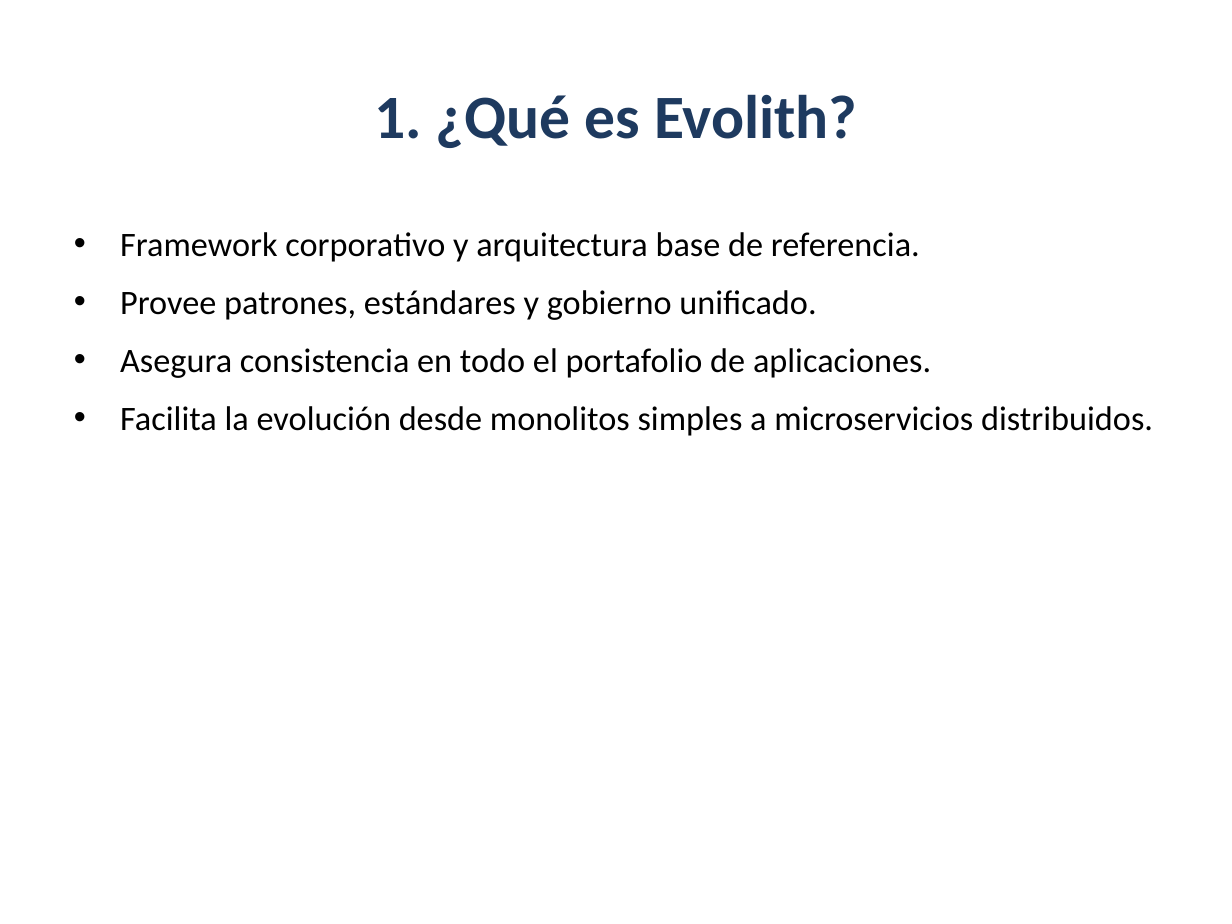
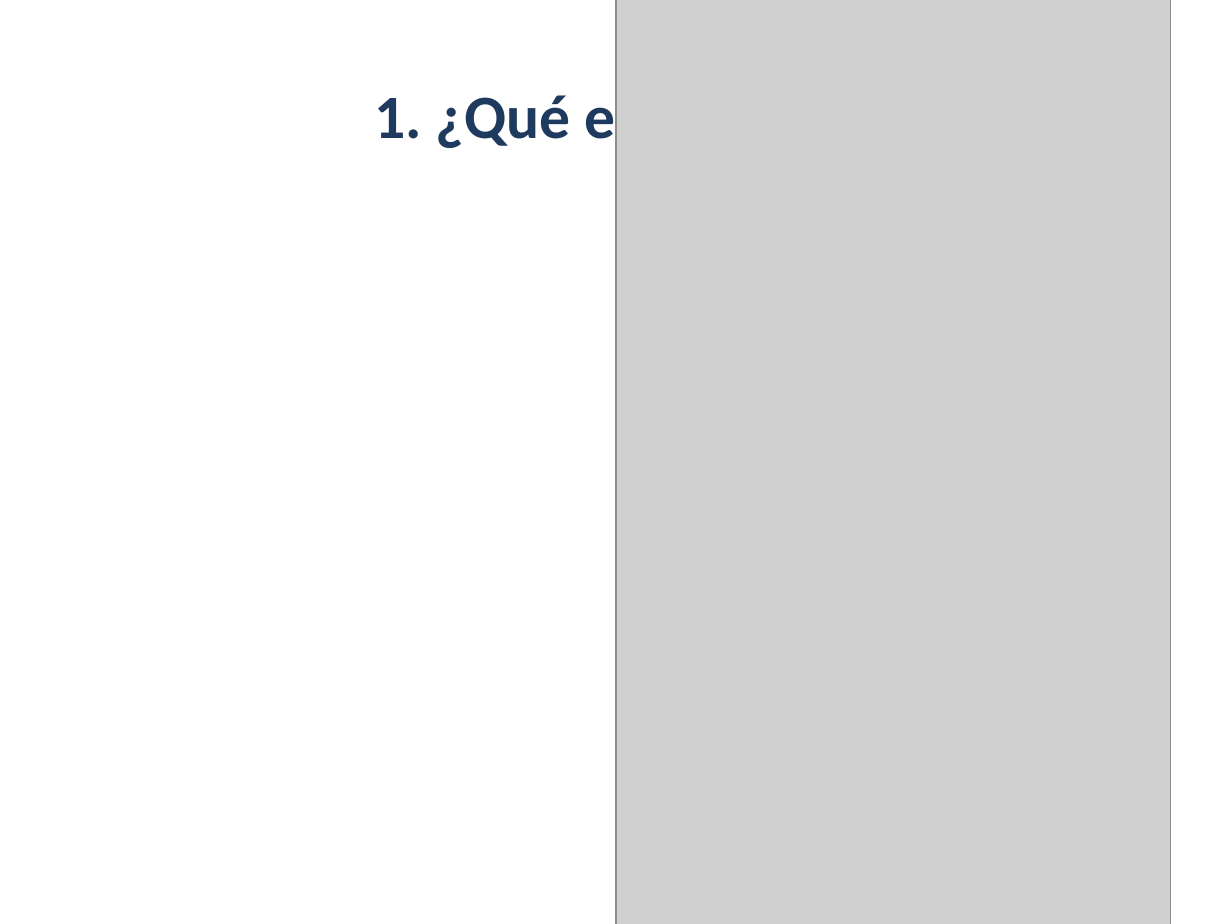
Before and after one commit to beyondnetcode/evolith_arch32, a slide deck: slide 2 of reference/governance/sdlc/assets/evolith-sdlc-executive-deck.pptx. Drawn at 1232x924 pixels with LibreOffice and Linux fonts; fonts in the diff are those of the drawing; grey boxes stand for pictures. Boxes give left, top, right and bottom in pixels: in the first picture for what was removed or moved away, otherwise in the second. Text is boxed around its words. In the diff, an @@ line names an element or a change of style, - is before the commit and + after.

```diff
--- a/reference/governance/sdlc/assets/evolith-sdlc-executive-deck.pptx
+++ b/reference/governance/sdlc/assets/evolith-sdlc-executive-deck.pptx
@@ picture added at (616,0,1170,924) @@
@@ text removed at (120,232,1153,436) @@
-• Framework corporativo y arquitectura base de referencia.
-• Provee patrones, estándares y gobierno unificado.
-• Asegura consistencia en todo el portafolio de aplicaciones.
-• Facilita la evolución desde monolitos simples a microservicios distribuidos.
```
Also in this commit, not shown: 3 other slides changed, 1 other file.
